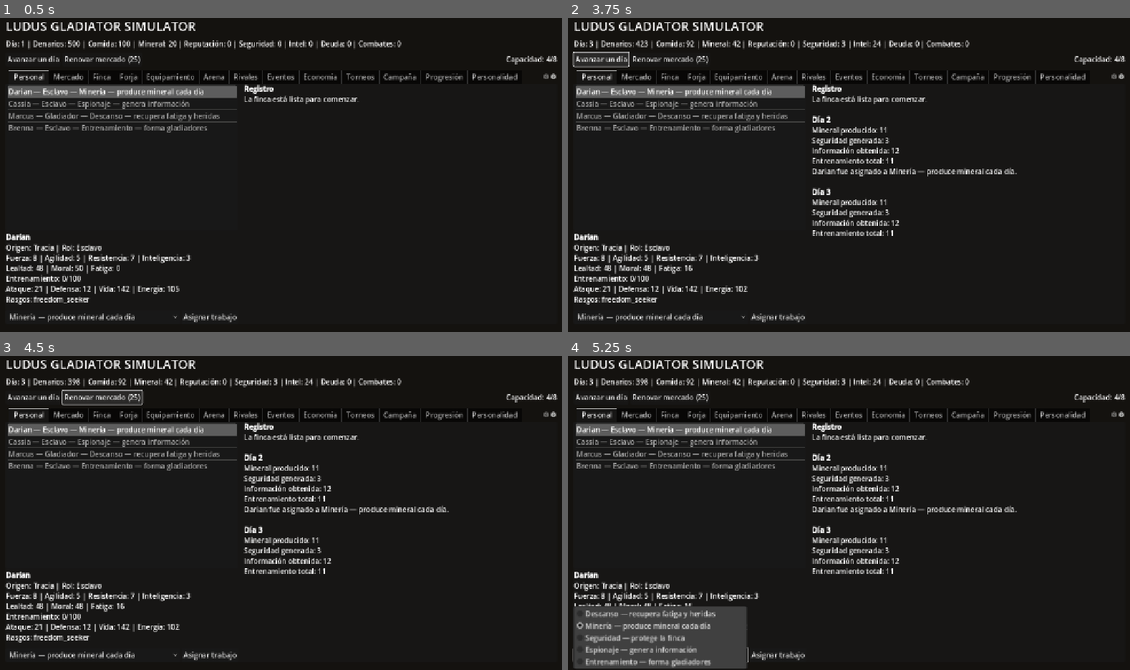
Above: before the commit, frames 1-4 (two rows, left to right).
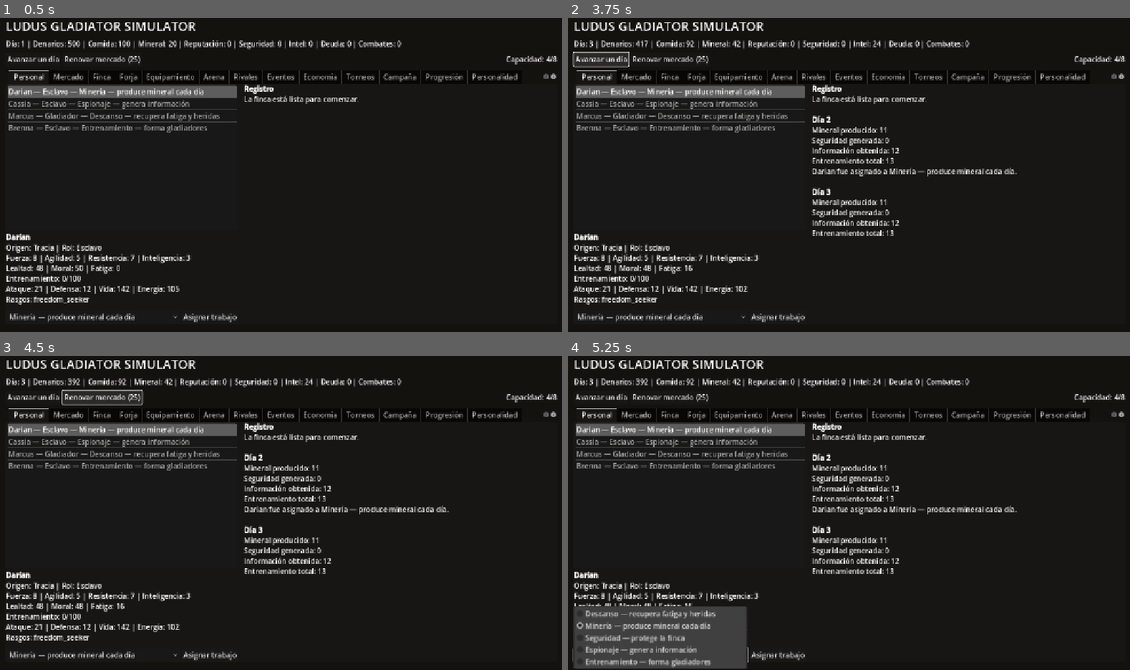
Above: after the commit, the same moments.

Repository: syfaadelia67-bot/Ludus-Gladiator-Simulator
Game: Godot game, scene res://scenes/Main.tscn
Same seed, same stepped clock (60 frames per second), same inputs: the game is played once before the commit and once after it.
Inputs:
- Up to frame 1 (0.5 s): no input
- Up to frame 2 (3.75 s): click "Avanzar un día" at 0.5 s; click "Renovar mercado (25)" at 1.25 s; click "Minería — produce mineral cad…" at 2 s; click "Asignar trabajo" at 2.75 s; click "Avanzar un día" at 3.5 s
- Up to frame 3 (4.5 s): click "Renovar mercado (25)" at 4.25 s
- Up to frame 4 (5.25 s): click "Minería — produce mineral cad…" at 5 s

Frame 1 is identical in both runs. In frame 2, less than 0.1% of the frame differs, in the area x 12-58%, y 7-70%; in frame 3, less than 0.1%; in frame 4, less than 0.1%.

Commit message:
Load estate buildings from canonical catalog and support demo locks

Diff:
--- a/game/scripts/systems/estate_manager.gd
+++ b/game/scripts/systems/estate_manager.gd
@@ -4,74 +4,179 @@
 signal upgrade_completed(building_id: String, new_level: int)
 signal upgrade_failed(reason: String)
 
-const BUILDINGS := {
-    "barracks": {"name":"Barracones","base_cost":220,"max_level":5,"description":"Aumenta la capacidad del ludus."},
-    "training_yard": {"name":"Patio de entrenamiento","base_cost":260,"max_level":5,"description":"Aumenta la experiencia ganada al entrenar."},
-    "forge": {"name":"Forja","base_cost":320,"max_level":5,"description":"Desbloquea equipo de mayor calidad."},
-    "infirmary": {"name":"Enfermería","base_cost":280,"max_level":5,"description":"Mejora la recuperación diaria."},
-    "guard_post": {"name":"Puesto de guardia","base_cost":240,"max_level":5,"description":"Aporta seguridad permanente."}
-}
+const CATALOG_PATH := "res://data/buildings.json"
 
-var levels := {
-    "barracks": 1,
-    "training_yard": 1,
-    "forge": 1,
-    "infirmary": 1,
-    "guard_post": 1
-}
+var BUILDINGS: Dictionary = {}
+var LEGACY_ID_ALIASES: Dictionary = {}
+var levels: Dictionary = {}
+var demo_mode: bool = true
+
+func _ready() -> void:
+    _ensure_catalog_loaded()
+    _ensure_level_entries()
+    _apply_global_effects()
+
+func _ensure_catalog_loaded() -> void:
+    if not BUILDINGS.is_empty():
+        return
+    if not FileAccess.file_exists(CATALOG_PATH):
+        push_error("No se encontró el catálogo de edificios: %s" % CATALOG_PATH)
+        return
+    var file := FileAccess.open(CATALOG_PATH, FileAccess.READ)
+    if file == null:
+        push_error("No se pudo abrir el catálogo de edificios: %s" % CATALOG_PATH)
+        return
+    var parsed: Variant = JSON.parse_string(file.get_as_text())
+    file.close()
+    if not parsed is Array:
+        push_error("El catálogo de edificios debe contener un Array JSON.")
+        return
+    for entry in parsed:
+        if not entry is Dictionary:
+            continue
+        var building_id := str(entry.get("id", ""))
+        if building_id.is_empty() or BUILDINGS.has(building_id):
+            continue
+        BUILDINGS[building_id] = entry.duplicate(true)
+        for legacy_id in entry.get("legacy_ids", []):
+            var legacy_key := str(legacy_id)
+            if not legacy_key.is_empty():
+                LEGACY_ID_ALIASES[legacy_key] = building_id
+
+func _ensure_level_entries() -> void:
+    _ensure_catalog_loaded()
+    for building_id in BUILDINGS.keys():
+        if levels.has(building_id):
+            continue
+        var data: Dictionary = BUILDINGS[building_id]
+        levels[building_id] = 1 if bool(data.get("demo_available", false)) else 0
+
+func canonicalize_building_id(building_id: String) -> String:
+    _ensure_catalog_loaded()
+    if BUILDINGS.has(building_id):
+        return building_id
+    return str(LEGACY_ID_ALIASES.get(building_id, building_id))
+
+func migrate_levels(raw_levels: Dictionary) -> Dictionary:
+    _ensure_catalog_loaded()
+    var migrated: Dictionary = {}
+    for raw_id in raw_levels.keys():
+        var canonical_id := canonicalize_building_id(str(raw_id))
+        if not BUILDINGS.has(canonical_id):
+            continue
+        var incoming_level := int(raw_levels[raw_id])
+        migrated[canonical_id] = maxi(int(migrated.get(canonical_id, 0)), incoming_level)
+    for building_id in BUILDINGS.keys():
+        var data: Dictionary = BUILDINGS[building_id]
+        var default_level := 1 if bool(data.get("demo_available", false)) else 0
+        var max_level := int(data.get("max_level", 3))
+        migrated[building_id] = clampi(int(migrated.get(building_id, default_level)), 0, max_level)
+    return migrated
+
+func import_levels(raw_levels: Dictionary) -> void:
+    levels = migrate_levels(raw_levels)
+    _apply_global_effects()
+    estate_changed.emit()
+
+func export_levels() -> Dictionary:
+    _ensure_level_entries()
+    return levels.duplicate(true)
+
+func set_demo_mode(enabled: bool) -> void:
+    demo_mode = enabled
+    estate_changed.emit()
 
 func get_level(building_id: String) -> int:
-    return int(levels.get(building_id, 0))
+    _ensure_level_entries()
+    return int(levels.get(canonicalize_building_id(building_id), 0))
+
+func is_demo_available(building_id: String) -> bool:
+    _ensure_catalog_loaded()
+    var canonical_id := canonicalize_building_id(building_id)
+    return BUILDINGS.has(canonical_id) and bool(BUILDINGS[canonical_id].get("demo_available", false))
+
+func is_locked(building_id: String) -> bool:
+    return demo_mode and not is_demo_available(building_id)
+
+func get_effective_max_level(building_id: String) -> int:
+    _ensure_catalog_loaded()
+    var canonical_id := canonicalize_building_id(building_id)
+    if not BUILDINGS.has(canonical_id):
+        return 0
+    var data: Dictionary = BUILDINGS[canonical_id]
+    if demo_mode:
+        return int(data.get("demo_max_level", 0))
+    return int(data.get("max_level", 3))
 
 func get_upgrade_cost(building_id: String) -> int:
-    if not BUILDINGS.has(building_id):
+    _ensure_catalog_loaded()
+    var canonical_id := canonicalize_building_id(building_id)
+    if not BUILDINGS.has(canonical_id):
         return 0
-    var level := get_level(building_id)
-    return int(BUILDINGS[building_id].base_cost * pow(1.65, level - 1))
+    var level := get_level(canonical_id)
+    return int(float(BUILDINGS[canonical_id].get("base_cost", 0)) * pow(1.65, level))
+
+func can_upgrade(building_id: String) -> bool:
+    var canonical_id := canonicalize_building_id(building_id)
+    if not BUILDINGS.has(canonical_id) or is_locked(canonical_id):
+        return false
+    return get_level(canonical_id) < get_effective_max_level(canonical_id)
 
 func upgrade(building_id: String) -> bool:
-    if not BUILDINGS.has(building_id):
+    var canonical_id := canonicalize_building_id(building_id)
+    if not BUILDINGS.has(canonical_id):
         upgrade_failed.emit("Instalación desconocida.")
         return false
-    var level := get_level(building_id)
-    if level >= int(BUILDINGS[building_id].max_level):
-        upgrade_failed.emit("La instalación ya alcanzó su nivel máximo.")
+    if is_locked(canonical_id):
+        upgrade_failed.emit("Esta instalación no está disponible en la demo.")
         return false
-    var cost := get_upgrade_cost(building_id)
+    var level := get_level(canonical_id)
+    if level >= get_effective_max_level(canonical_id):
+        upgrade_failed.emit("La instalación ya alcanzó el nivel máximo disponible.")
+        return false
+    var cost := get_upgrade_cost(canonical_id)
     if not GameState.spend_denarii(cost):
         upgrade_failed.emit("No hay suficientes denarios para mejorar la instalación.")
         return false
-    levels[building_id] = level + 1
+    levels[canonical_id] = level + 1
     _apply_global_effects()
-    upgrade_completed.emit(building_id, level + 1)
+    upgrade_completed.emit(canonical_id, level + 1)
     estate_changed.emit()
     return true
 
 func _apply_global_effects() -> void:
+    _ensure_level_entries()
     RosterManager.capacity = 4 + get_level("barracks") * 4
     RosterManager.roster_changed.emit()
 
 func get_training_multiplier() -> float:
-    return 1.0 + float(get_level("training_yard") - 1) * 0.20
+    return 1.0 + float(get_level("training_yard")) * 0.20
 
 func get_recovery_bonus() -> int:
-    return (get_level("infirmary") - 1) * 3
+    return get_level("infirmary") * 3
 
 func get_security_bonus() -> int:
-    return get_level("guard_post") * 3
+    return get_level("wall_and_gate") * 3
 
 func get_forge_level() -> int:
     return get_level("forge")
 
 func get_building_ids() -> Array[String]:
+    _ensure_catalog_loaded()
     var result: Array[String] = []
     for building_id in BUILDINGS.keys():
         result.append(str(building_id))
     return result
 
 func get_building_data(building_id: String) -> Dictionary:
-    var data: Dictionary = BUILDINGS.get(building_id, {}).duplicate(true)
-    data["id"] = building_id
-    data["level"] = get_level(building_id)
-    data["upgrade_cost"] = get_upgrade_cost(building_id)
+    _ensure_catalog_loaded()
+    var canonical_id := canonicalize_building_id(building_id)
+    if not BUILDINGS.has(canonical_id):
+        return {}
+    var data: Dictionary = BUILDINGS[canonical_id].duplicate(true)
+    data["id"] = canonical_id
+    data["level"] = get_level(canonical_id)
+    data["upgrade_cost"] = get_upgrade_cost(canonical_id)
+    data["locked"] = is_locked(canonical_id)
+    data["effective_max_level"] = get_effective_max_level(canonical_id)
     return data
